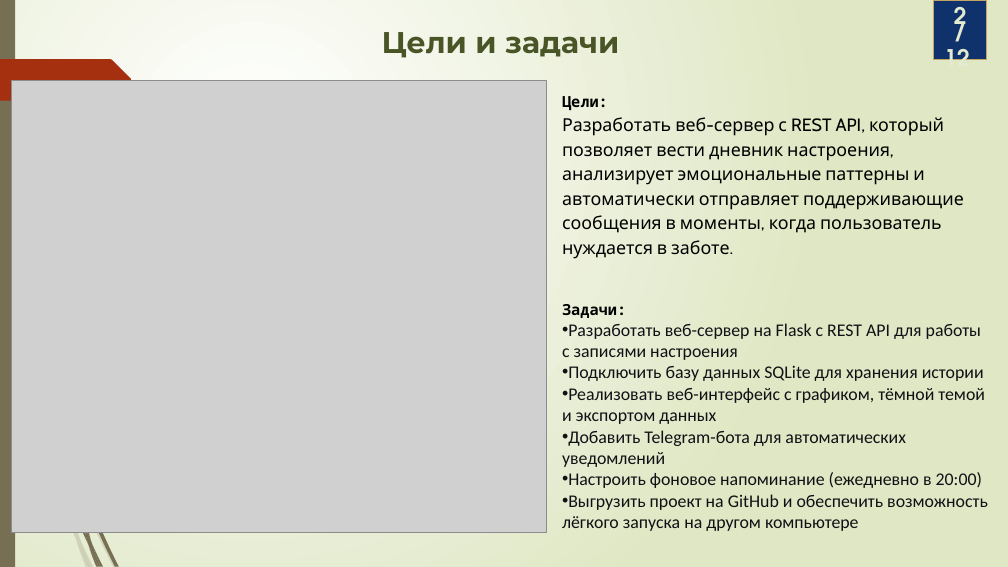
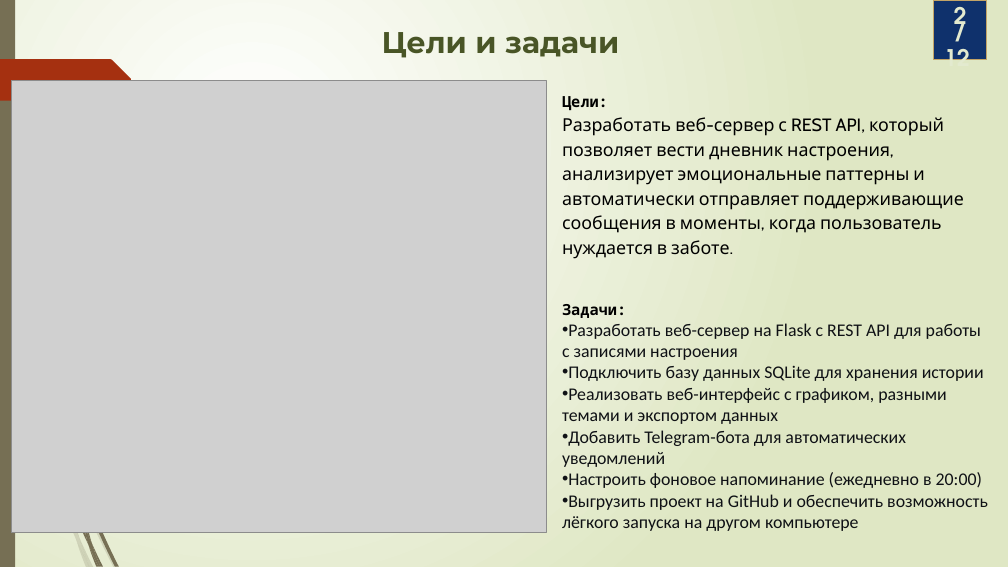
Before and after one commit to Lesyahuk123/mood-tracker-api, a slide deck: slide 2 of презентация.pptx. Drawn at 1008x567 pixels with LibreOffice and Linux fonts; fonts in the diff are those of the drawing; grey boxes stand for pictures. Boxes give left, top, right and bottom in pixels: in the first picture for what was removed or moved away, otherwise in the second. Text is boxed around its words. In the diff, an @@ line names an element or a change of style, - is before the commit and + after.

Commit message:
Добавлен график настроения, исправлены магические уведомления, очистка формы, цветные темы, авторизация, добавление фото к записям

```diff
--- a/презентация.pptx
+++ b/презентация.pptx
@@ text at (562, 388, 946, 424): text changed @@
-• Реализовать веб-интерфейс с графиком, тёмной темой и экспортом данных
+• Реализовать веб-интерфейс с графиком, разными темами и экспортом данных
```
Also in this commit, not shown: 3 other slides changed, 14 other files.
